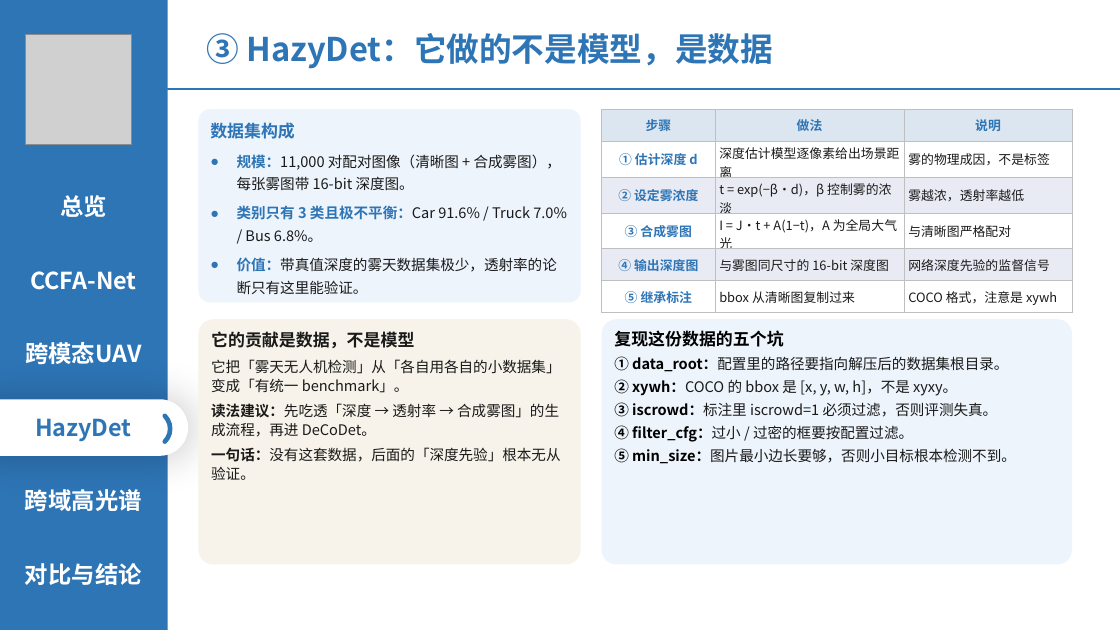
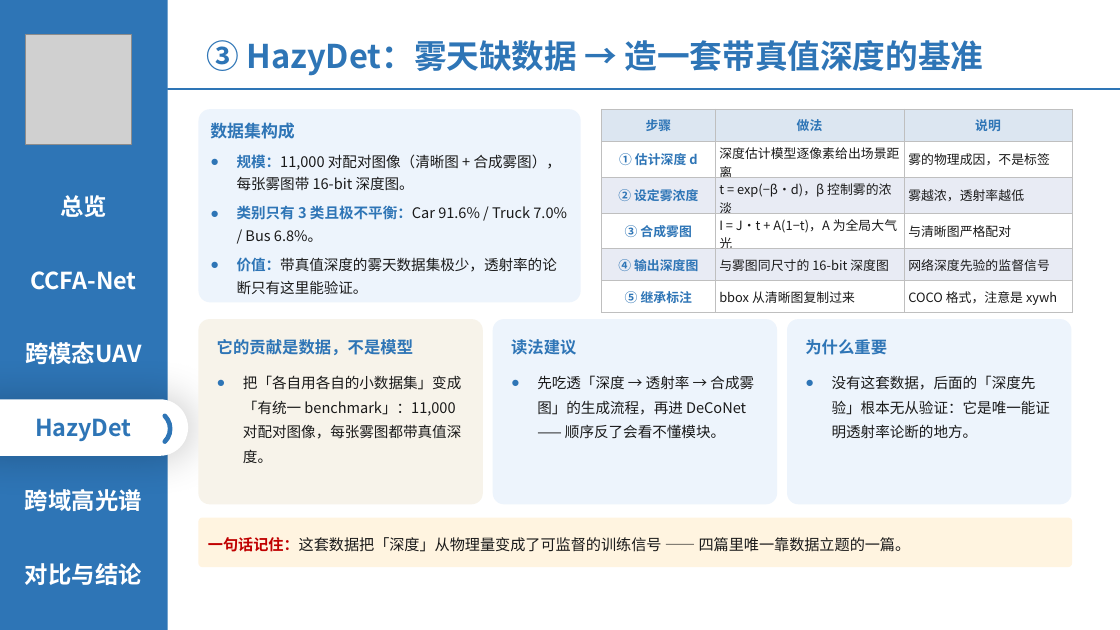
Before and after one commit to 139876/paper-notes, a slide deck: slide 11 of 论文精读/3-HazyDet精读/附件/四篇论文-组会汇报.pptx. Drawn at 1120x630 pixels with LibreOffice and Linux fonts; fonts in the diff are those of the drawing; grey boxes stand for pictures. Boxes give left, top, right and bottom in pixels: in the first picture for what was removed or moved away, otherwise in the second. Text is boxed around its words. In the diff, an @@ line names an element or a change of style, - is before the commit and + after.

```diff
--- a/论文精读/3-HazyDet精读/附件/四篇论文-组会汇报.pptx
+++ b/论文精读/3-HazyDet精读/附件/四篇论文-组会汇报.pptx
@@ text at (207, 40, 984, 76): text changed @@
-③ HazyDet：它做的不是模型，是数据
+③ HazyDet：雾天缺数据 → 造一套带真值深度的基准
@@ rounded rectangle removed at (198, 319, 581, 565) @@
-它的贡献是数据，不是模型
-它把「雾天无人机检测」从「各自用各自的小数据集」变成「有统一 benchmark」。
-读法建议：先吃透「深度 → 透射率 → 合成雾图」的生成流程，再进 DeCoDet。
-一句话：没有这套数据，后面的「深度先验」根本无从验证。
@@ rounded rectangle added at (198, 319, 483, 504), fill #F7F3EA @@
@@ rounded rectangle added at (493, 319, 778, 504), fill #EDF4FC @@
@@ rounded rectangle removed at (602, 319, 1072, 565) @@
-复现这份数据的五个坑
-① data_root：配置里的路径要指向解压后的数据集根目录。
-② xywh：COCO 的 bbox 是 [x, y, w, h]，不是 xyxy。
-③ iscrowd：标注里 iscrowd=1 必须过滤，否则评测失真。
-④ filter_cfg：过小 / 过密的框要按配置过滤。
-⑤ min_size：图片最小边长要够，否则小目标根本检测不到。
@@ rounded rectangle added at (787, 319, 1072, 504), fill #EDF4FC @@
@@ text added at (217, 339, 414, 355), 14 pt, text #2E75B6, bold @@
+它的贡献是数据，不是模型
@@ text added at (511, 339, 576, 355), 14 pt, text #2E75B6, bold @@
+读法建议
@@ text added at (805, 339, 887, 355), 14 pt, text #2E75B6, bold @@
+为什么重要
@@ text added at (243, 375, 461, 463), 12.5 pt, text #1A1A1A @@
+● 把「各自用各自的小数据集」变成「有统一 benchmark」：11,000 对配对图像，每张雾图都带真值深度。
@@ text added at (537, 375, 754, 439), 12.5 pt, text #1A1A1A @@
+● 先吃透「深度 → 透射率 → 合成雾图」的生成流程，再进 DeCoNet —— 顺序反了会看不懂模块。
@@ text added at (832, 375, 1050, 438), 12.5 pt, text #1A1A1A @@
+● 没有这套数据，后面的「深度先验」根本无从验证：它是唯一能证明透射率论断的地方。
@@ rounded rectangle added at (198, 518, 1072, 567), fill #FFF4E0, 13 pt, text #1A1A1A @@
+一句话记住：这套数据把「深度」从物理量变成了可监督的训练信号 —— 四篇里唯一靠数据立题的一篇。
```
Also in this commit, not shown: 9 other slides changed.
